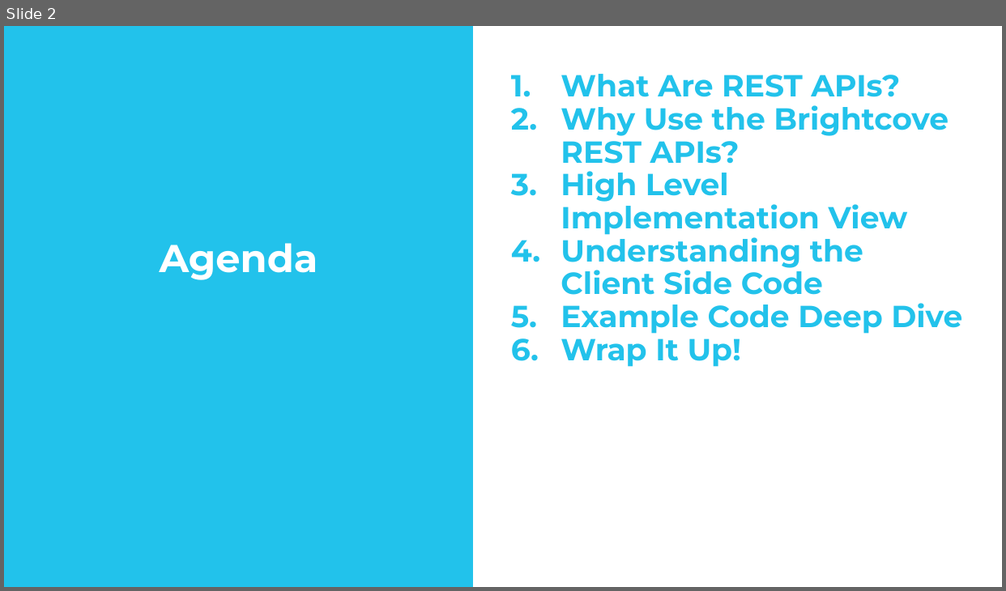
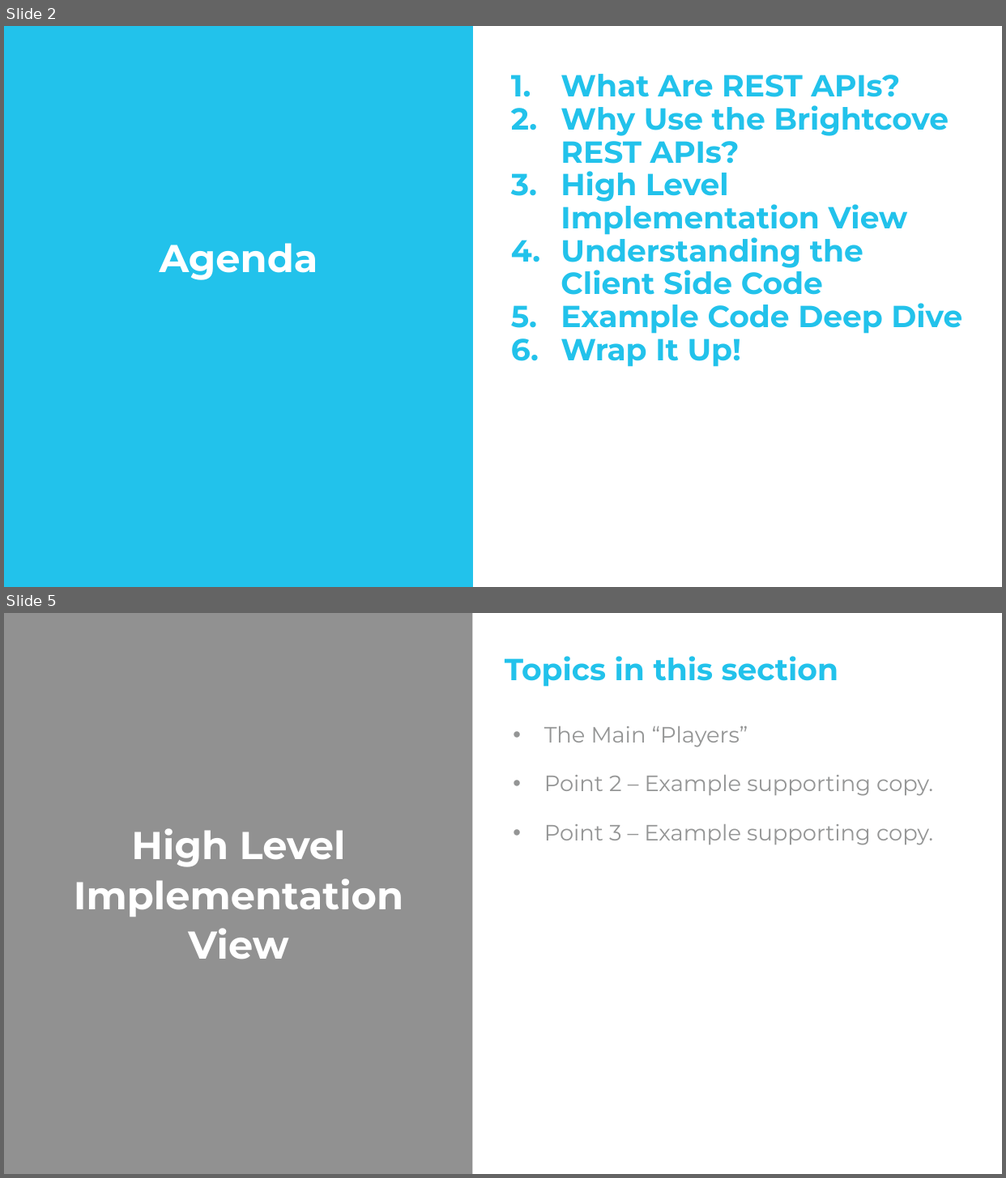
Before and after one commit to BrightcoveLearning/BCL-LearningSamples, a slide deck: PLAYTV2020/rest-apis-intro.pptx. Shown one above the other, each under a label of ours: slide 2 before the commit, slides 2 and 5 after it; the slides between them are not shown. The pictures are 1006x591 and 1006x1178 pixels, drawn with LibreOffice and Linux fonts; fonts in the diff are those of the drawing; background and template pictures are left out. Boxes give left, top, right and bottom in pixels: in the first picture for what was removed or moved away, otherwise in the second. Text is boxed around its words. In the diff, an @@ line names an element or a change of style, - is before the commit and + after.

```diff
--- a/PLAYTV2020/rest-apis-intro.pptx
+++ b/PLAYTV2020/rest-apis-intro.pptx
@@ slide 5 added at [4,613,1002,1174], background #FFFFFF @@
@@ rectangle added at [4,613,473,1174], fill #000000 at 43% opacity @@
@@ text added at [505,656,838,687], 22 pt, text #22C2EB, bold @@
+Topics in this section
@@ text added at [544,726,933,845], 16 pt, text #949595 @@
+• The Main “Players”
+• Point 2 – Example supporting copy.
+• Point 3 – Example supporting copy.
@@ text added at [74,828,403,960], 28 pt, text #FFFFFF, bold @@
+High Level Implementation View
```
Also in this commit, not shown: 4 slides changed, 1 other file.
